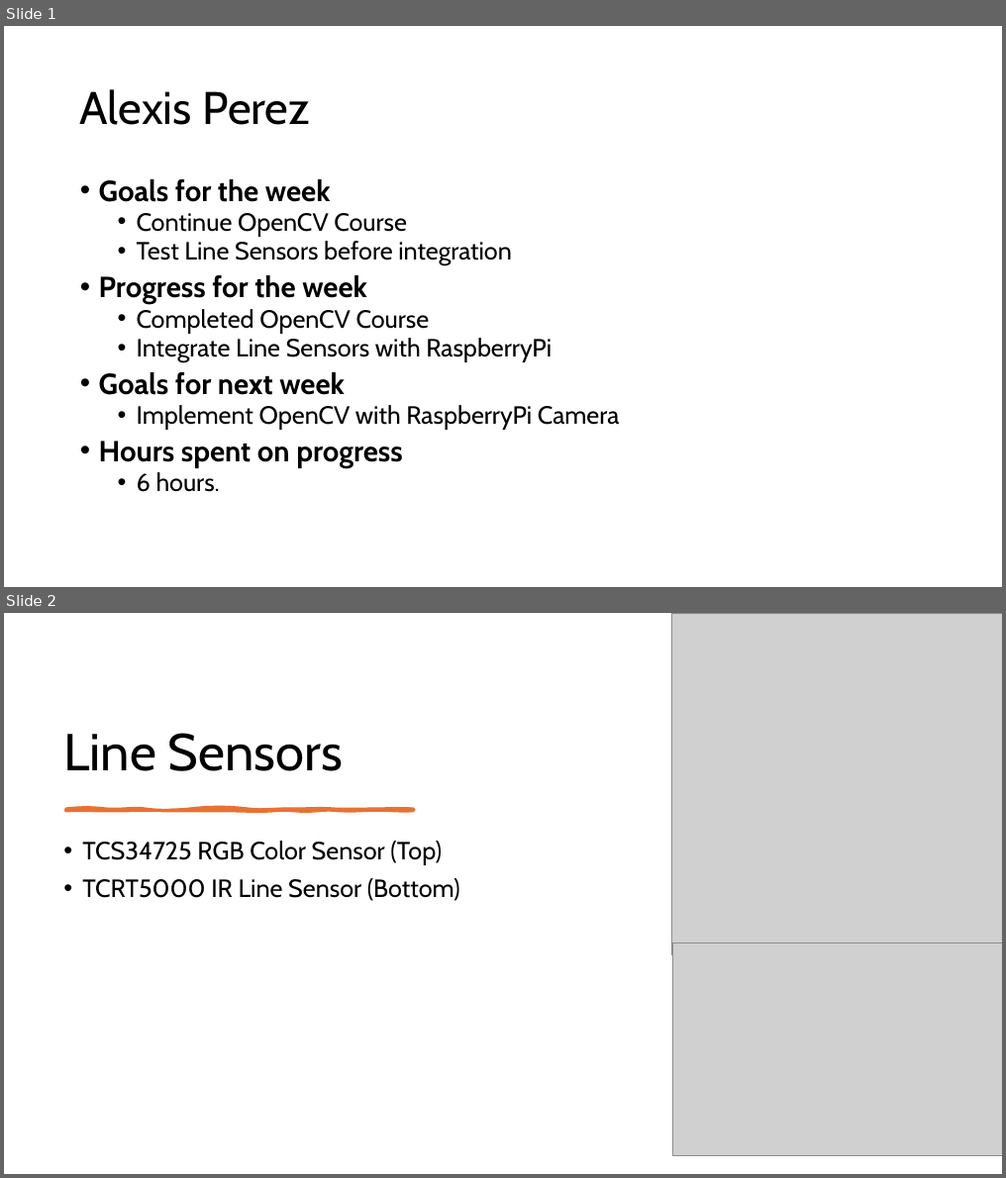
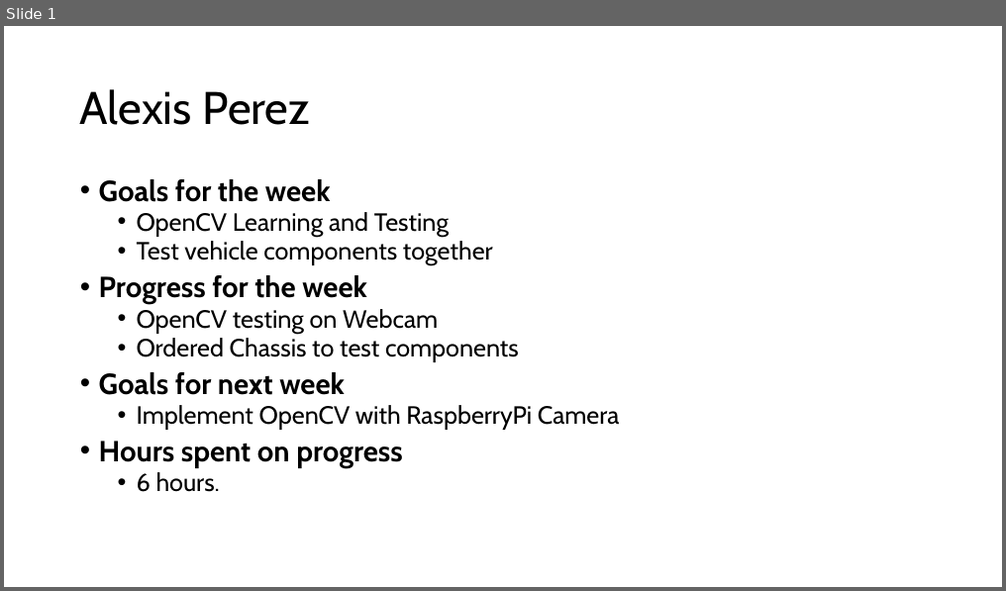
Before and after one commit to EthanWellsSr/BuggyBot, a slide deck: Weekly Reports/slides/2-alexis-perez.pptx. Shown one above the other, each under a label of ours: slides 1 and 2 before the commit, slide 1 after it. The pictures are 1006x1178 and 1006x591 pixels, drawn with LibreOffice and Linux fonts; fonts in the diff are those of the drawing; grey boxes stand for pictures. Boxes give left, top, right and bottom in pixels: in the first picture for what was removed or moved away, otherwise in the second. Text is boxed around its words. In the diff, an @@ line names an element or a change of style, - is before the commit and + after.

```diff
--- a/Weekly Reports/slides/2-alexis-perez.pptx
+++ b/Weekly Reports/slides/2-alexis-perez.pptx
@@ slide 2 removed at [4, 613, 1002, 1174], background #FFFFFF @@
@@ picture removed at [672, 613, 1002, 956] @@
@@ title removed at [63, 733, 343, 771] @@
-Line Sensors
@@ freeform shape removed at [66, 809, 414, 811] @@
@@ text removed at [82, 841, 460, 901] @@
-• TCS34725 RGB Color Sensor (Top)
-• TCRT5000 IR Line Sensor (Bottom)
@@ picture removed at [673, 943, 1002, 1155] @@
@@ slide 1 changed as well @@
@@ text at [137, 212, 493, 267]: text changed @@
-  • Continue OpenCV Course
-  • Test Line Sensors before integration
+  • OpenCV Learning and Testing
+  • Test vehicle components together
@@ text at [137, 309, 519, 363]: text changed @@
-  • Completed OpenCV Course
-  • Integrate Line Sensors with RaspberryPi
+  • OpenCV testing on Webcam
+  • Ordered Chassis to test components
```
Also in this commit, not shown: 1 slide added.
